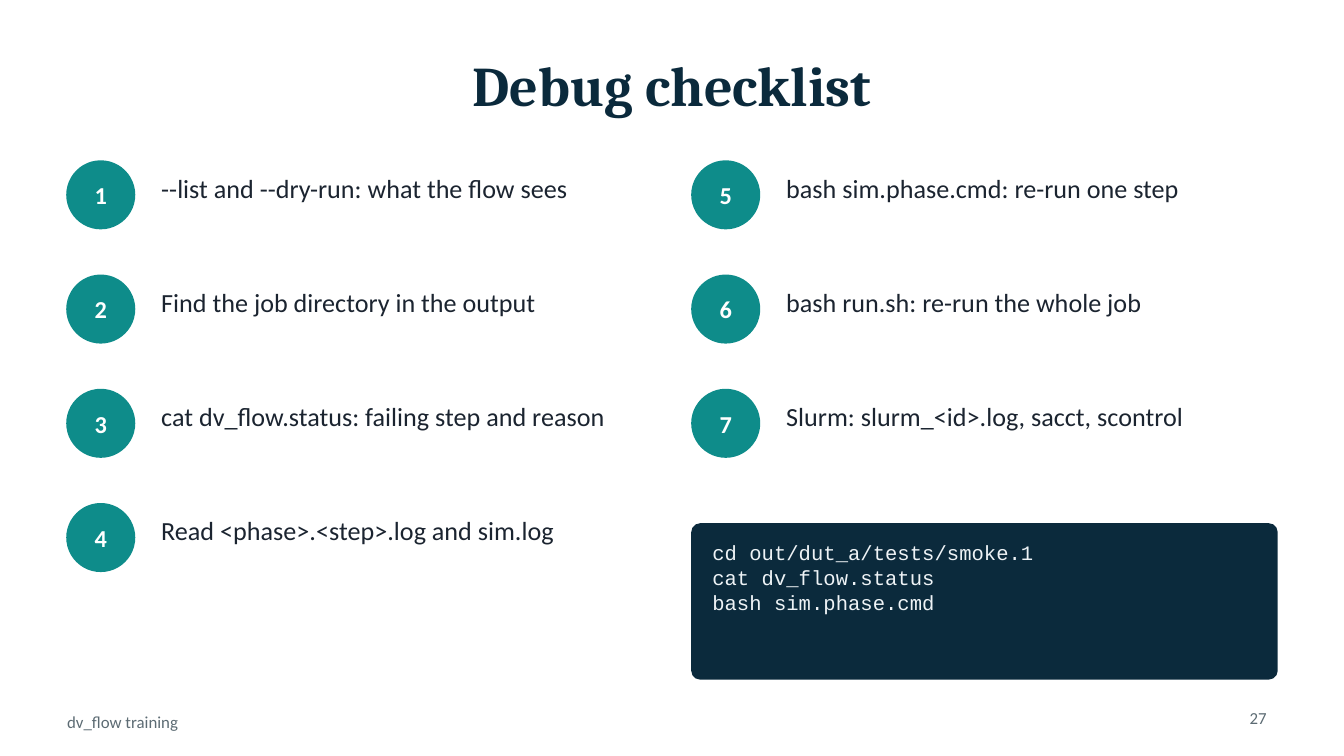
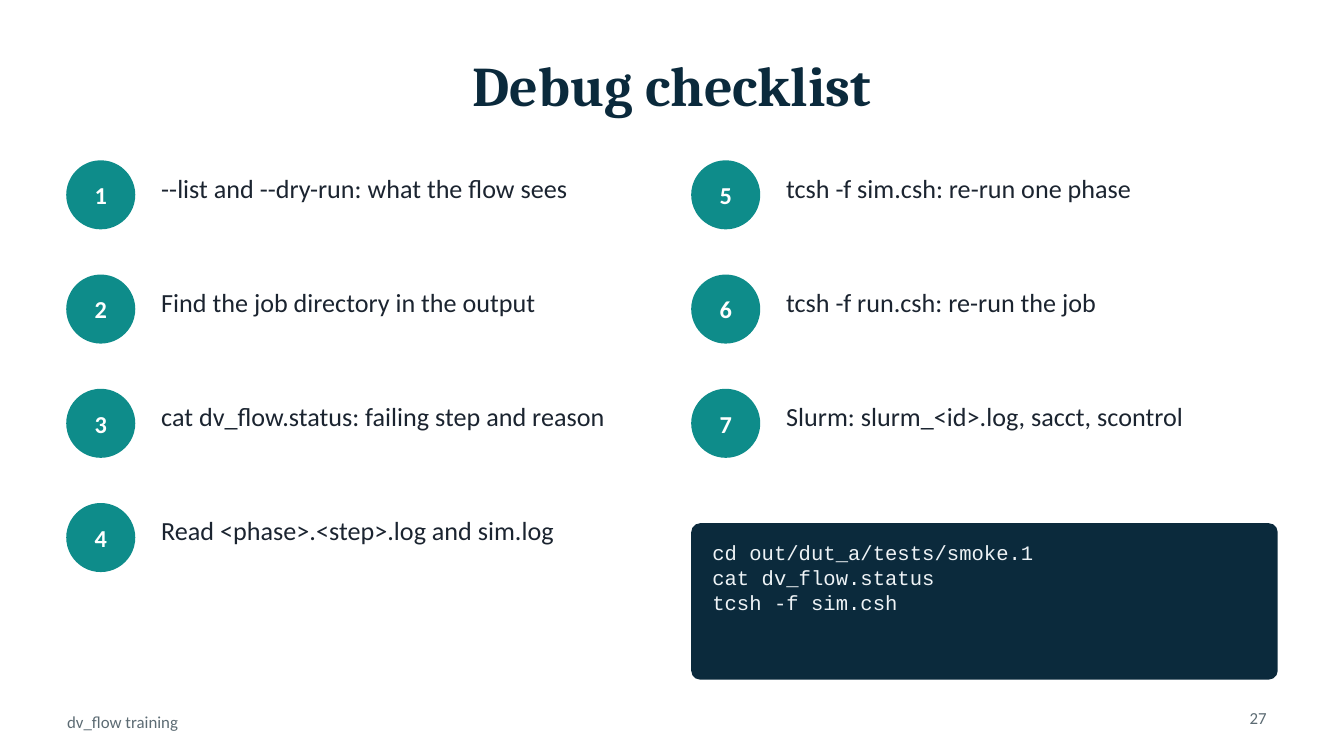
Before and after one commit to briskchip/dv_flow, a slide deck: slide 27 of doc/dv_flow_training.pptx. Drawn at 1344x756 pixels with LibreOffice and Linux fonts; fonts in the diff are those of the drawing. Boxes give left, top, right and bottom in pixels: in the first picture for what was removed or moved away, otherwise in the second. Text is boxed around its words. In the diff, an @@ line names an element or a change of style, - is before the commit and + after.

```diff
--- a/doc/dv_flow_training.pptx
+++ b/doc/dv_flow_training.pptx
@@ text at bbox=[786, 180, 1131, 203]: text changed @@
-bash sim.phase.cmd: re-run one step
+tcsh -f sim.csh: re-run one phase
@@ text at bbox=[786, 294, 1096, 317]: text changed @@
-bash run.sh: re-run the whole job
+tcsh -f run.csh: re-run the job
@@ text at bbox=[712, 595, 897, 610]: text changed @@
-bash sim.phase.cmd
+tcsh -f sim.csh
```
Also in this commit, not shown: 6 other slides changed, 12 other files.
